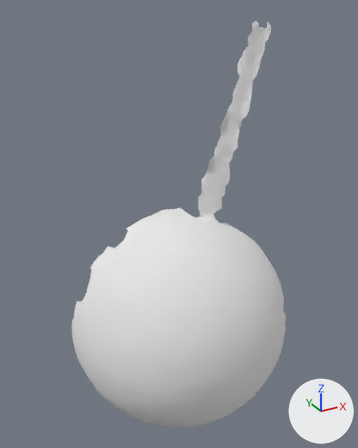
The OBJ model res/pendulum_horizontal/Pendulum_horizontal.000122.obj, before and after one commit.
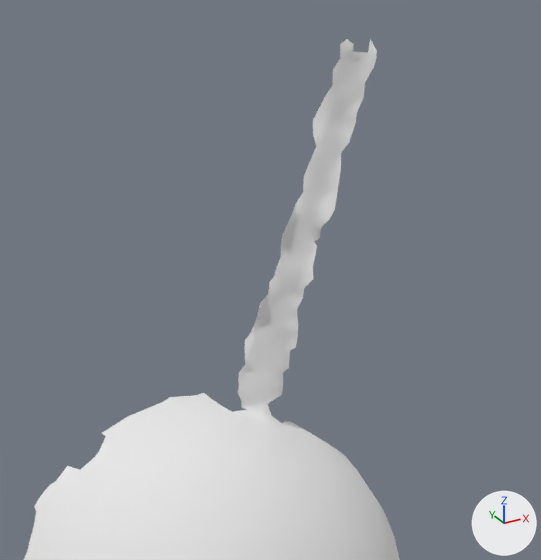
Old and new are each drawn whole from a 50 mm lens placed at (-289.0, -207.0, 392.0), pointed at (-24.0, 275.0, 151.0) and again close up on the part from 20% to 100% of the width and 0% to 66% of the height. The axes (+X, +Y, +Z) are drawn at lower right. The lights are the same throughout. Where no turn or scale is listed for an object, it has been applied to the vertices.

Names of what the first close-up shows: 'Pendulum_horizontal.000122'.
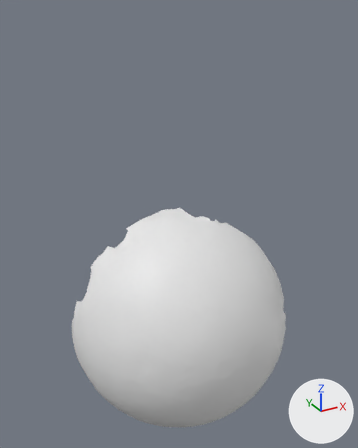
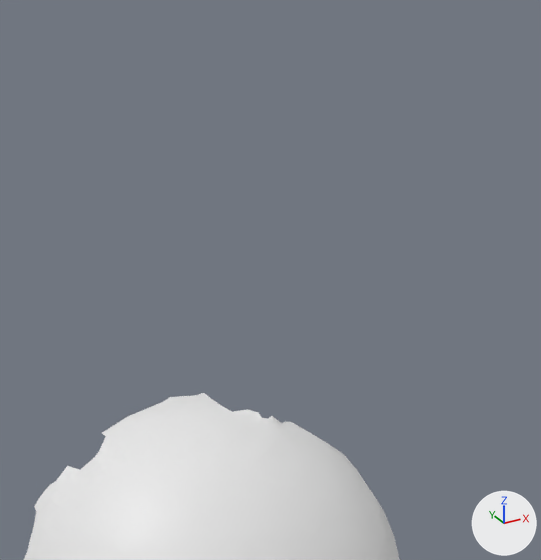
Boxes [x1, y1, x2, y2] around the edits, measured in the close-ups (541 x 560 px):
```json
{"object": "Pendulum_horizontal.000122", "change": "reshaped", "before": [24, 39, 400, 560], "after": [24, 393, 400, 560]}
{"part": 1, "of": "me_pendulum_horizontal_000122", "change": "deleted", "before": [238, 39, 377, 419]}
```

Edits to the scene script, one JSON object a line:
```json
{"block": "me_pendulum_horizontal_000122", "where": "# used by ob_pendulum_horizontal_000122; location = (0.0, 0.0, 0.0)"}
{"op": "remove", "block": "me_pendulum_horizontal_000122", "code": "me_pendulum_horizontal_000122.from_pydata(...)  # 5318 vertices, 10473 faces; spans x -155.0..116.0, y 161.0..351.0, z -144.0..378.0"}
{"op": "remove", "block": "me_pendulum_horizontal_000122", "code": "me_pendulum_horizontal_000122.materials.append(mat_pendulum_horizontal_000122)  # white #e7e7e7"}
{"op": "add", "block": "me_pendulum_horizontal_000122", "code": "me_pendulum_horizontal_000122.from_pydata(...)  # 4938 vertices, 9785 faces; spans x -155.0..116.0, y 161.0..351.0, z -144.0..146.0"}
{"block": "me_pendulum_horizontal_000122", "change": "me_pendulum_horizontal_000122 part 1: 380 vertices removed from x 14.0..73.0, y 246.0..297.0, z 145.0..378.0"}
```
